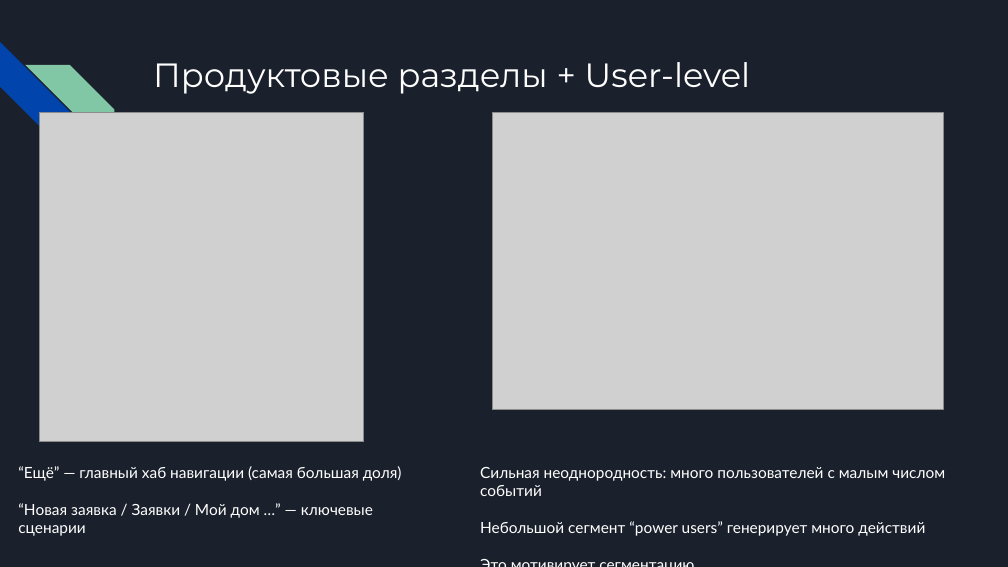
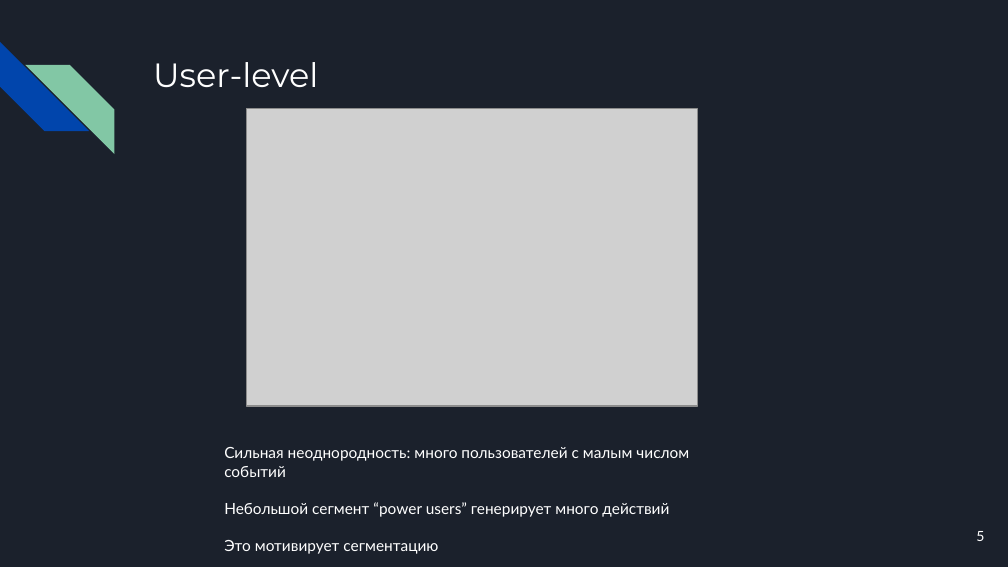
Before and after one commit to FedeVas/mobile-app-churn-analysis, a slide deck: slide 5 of presentation/Анализ проекта.pptx. Drawn at 1008x567 pixels with LibreOffice and Linux fonts; fonts in the diff are those of the drawing; grey boxes stand for pictures. Boxes give left, top, right and bottom in pixels: in the first picture for what was removed or moved away, otherwise in the second. Text is boxed around its words. In the diff, an @@ line names an element or a change of style, - is before the commit and + after.

```diff
--- a/presentation/Анализ проекта.pptx
+++ b/presentation/Анализ проекта.pptx
@@ title at <box>153,62,318,88</box>: text changed @@
-Продуктовые разделы + User-level
+User-level
@@ picture removed at <box>39,112,364,442</box> @@
@@ picture: place and size @@
-picture at <box>492,112,942,409</box>
+picture at <box>246,108,697,405</box>
@@ text "Сильная неоднородность: много пользователей с ..." rewrapped from <box>480,467,945,536</box> to <box>224,447,689,554</box> @@
@@ text removed at <box>18,466,402,536</box> @@
-“Ещё” — главный хаб навигации (самая большая доля)
-“Новая заявка / Заявки / Мой дом …” — ключевые сценарии
@@ page number added at <box>976,531,984,541</box>, 10 pt, text #FFFFFF @@
+5
```
Also in this commit, not shown: 10 other slides changed, 1 slide added, 1 slide removed.
